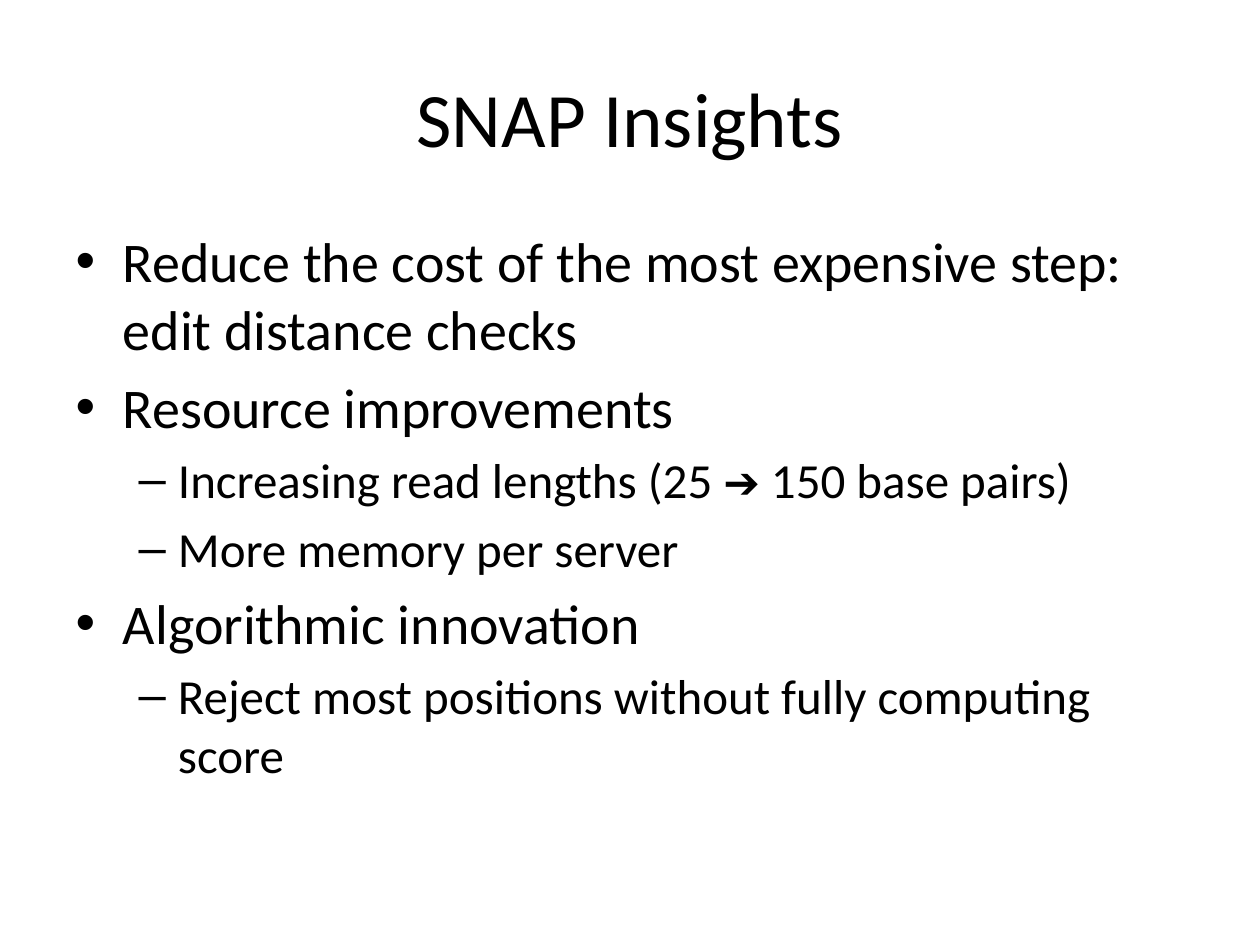
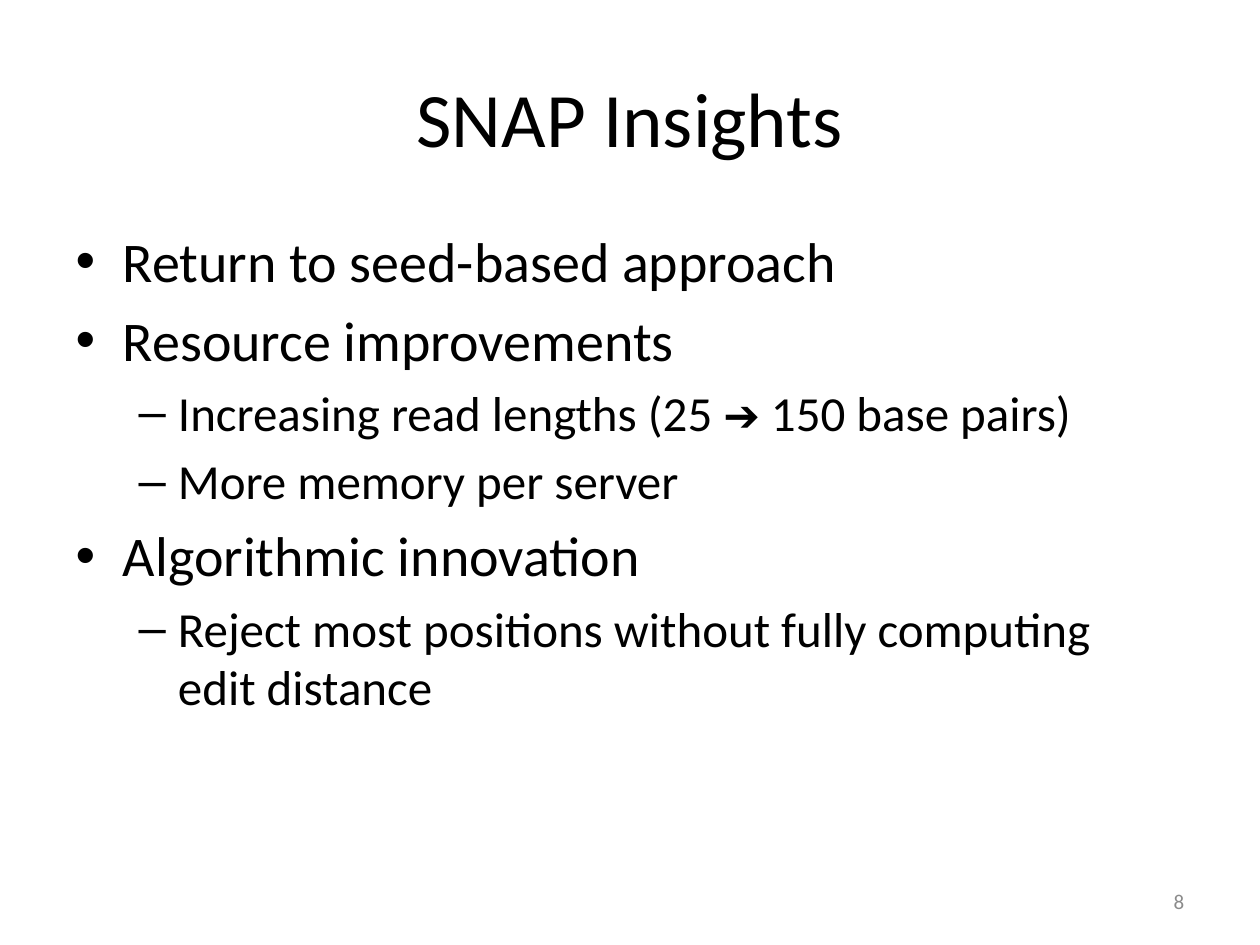
Before and after one commit to kristalcurtis/quals, a slide deck: slide 9 of slides/11.26.12 Quals (v1c).pptx (slide 12 before the commit). Drawn at 1260x945 pixels with LibreOffice and Linux fonts; fonts in the diff are those of the drawing. Boxes give left, top, right and bottom in pixels: in the first picture for what was removed or moved away, otherwise in the second. Text is boxed around its words. In the diff, an @@ line names an element or a change of style, - is before the commit and + after.

```diff
--- a/slides/11.26.12 Quals (v1c).pptx
+++ b/slides/11.26.12 Quals (v1c).pptx
@@ text at (123, 243, 836, 291): text changed @@
-• Reduce the cost of the most expensive step:
-  edit distance checks
+• Return to seed-based approach
@@ text at (178, 613, 1091, 706): text changed @@
-  – Reject most positions without fully computing score
+  – Reject most positions without fully computing edit distance
@@ page number added at (1174, 895, 1185, 909), 12 pt, text #8C8C8C @@
+8
```
Also in this commit, not shown: 47 other slides changed, 1 slide added, 5 slides removed, 3 other files.
